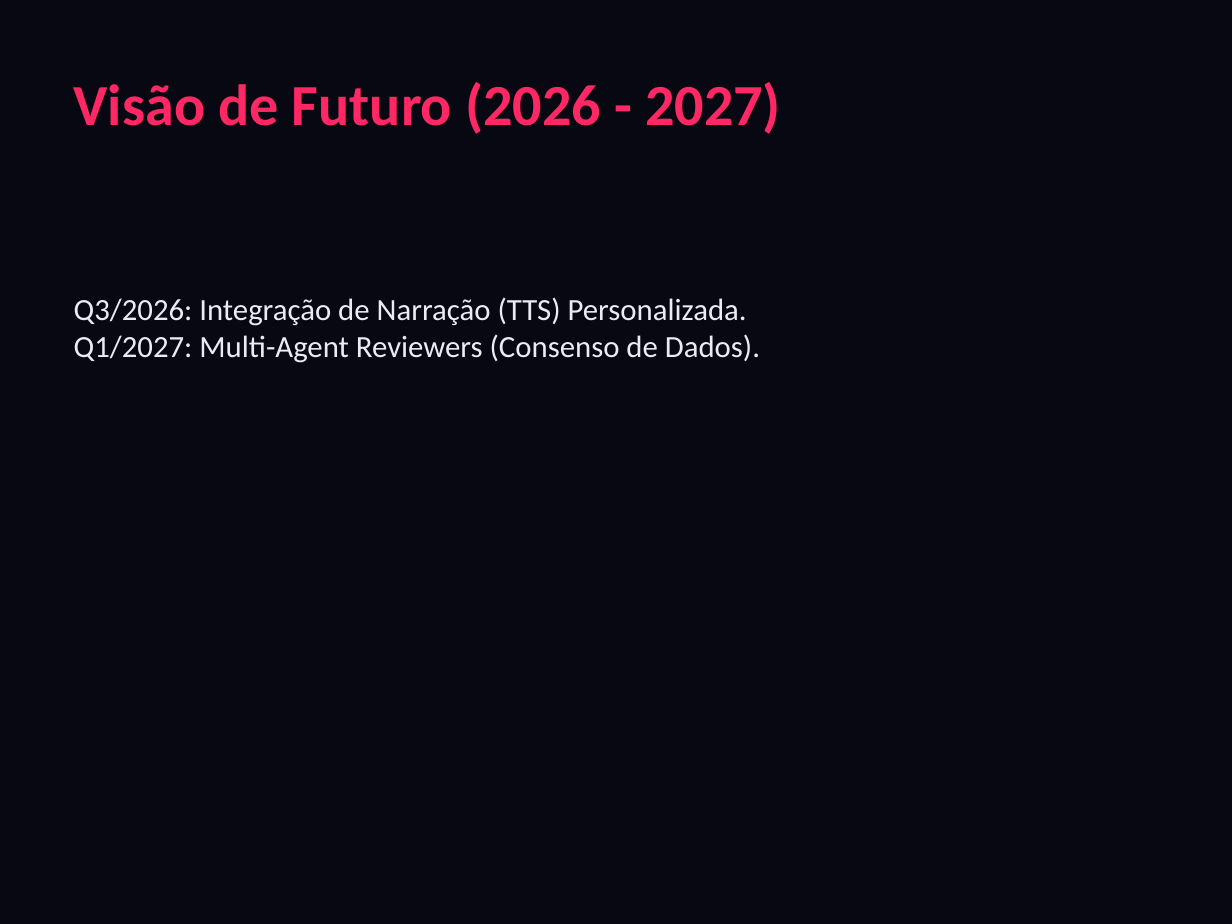
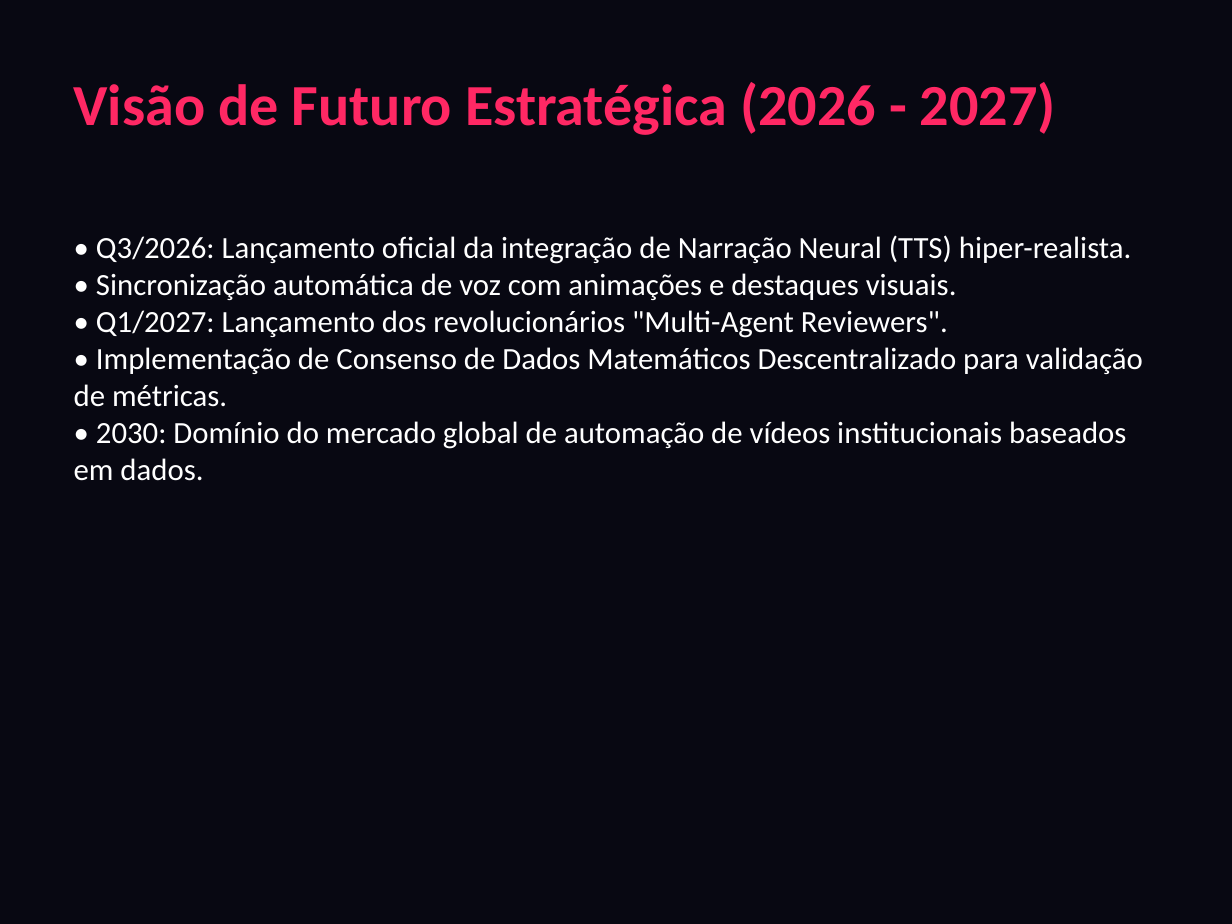
Before and after one commit to gian256-svg/GiantAnimator, a slide deck: slide 8 of GIANT_APRESENTACAO_PREMIUM.pptx (slide 9 before the commit). Drawn at 1232x924 pixels with LibreOffice and Linux fonts; fonts in the diff are those of the drawing. Boxes give left, top, right and bottom in pixels: in the first picture for what was removed or moved away, otherwise in the second. Text is boxed around its words. In the diff, an @@ line names an element or a change of style, - is before the commit and + after.

```diff
--- a/GIANT_APRESENTACAO_PREMIUM.pptx
+++ b/GIANT_APRESENTACAO_PREMIUM.pptx
@@ text at [74,82,1056,135]: text changed @@
-Visão de Futuro (2026 - 2027)
+Visão de Futuro Estratégica (2026 - 2027)
@@ text at [74,235,1143,481]: text changed; text colour #EBEBF5 to #FFFFFF @@
-Q3/2026: Integração de Narração (TTS) Personalizada.
-Q1/2027: Multi-Agent Reviewers (Consenso de Dados).
+• Q3/2026: Lançamento oficial da integração de Narração Neural (TTS) hiper-realista.
+• Sincronização automática de voz com animações e destaques visuais.
+• Q1/2027: Lançamento dos revolucionários "Multi-Agent Reviewers".
+• Implementação de Consenso de Dados Matemáticos Descentralizado para validação de métricas.
+• 2030: Domínio do mercado global de automação de vídeos institucionais baseados em dados.
```
Also in this commit, not shown: 5 other slides changed, 4 slides added, 8 slides removed, 16 other files.
